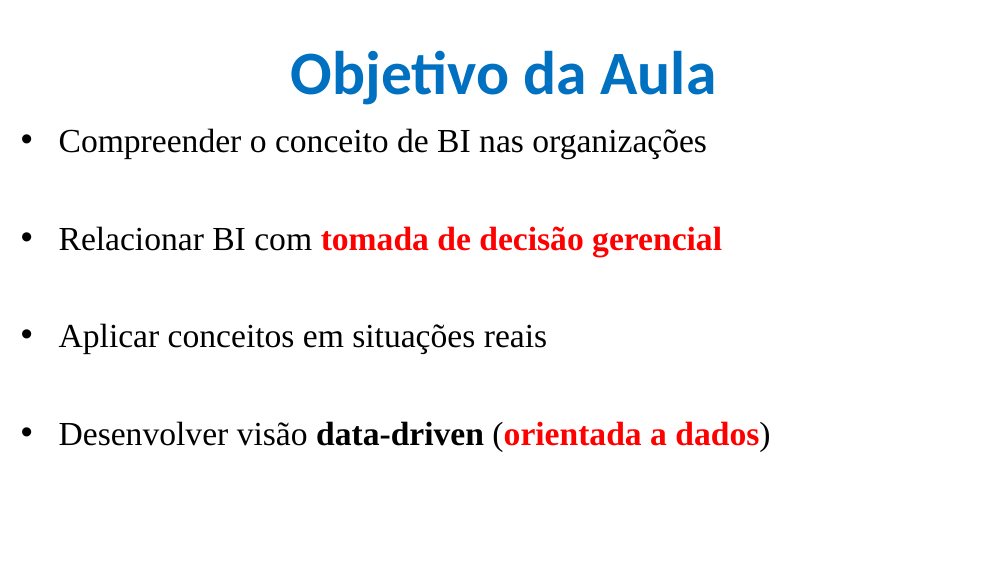
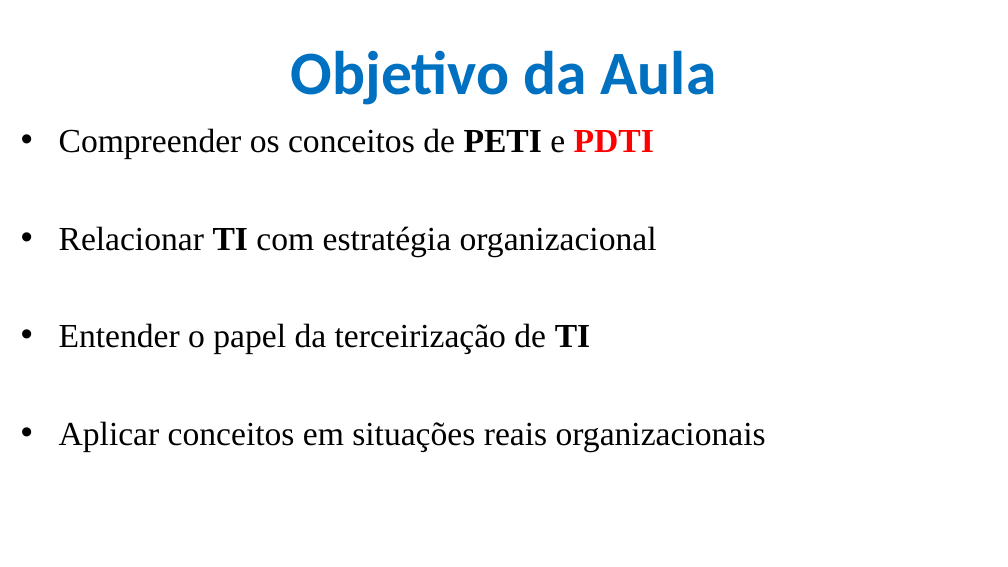
Before and after one commit to CloudEducationBrazil/GestaoInformacaoUniRuyWyden, a slide deck: slide 3 of 01 Classes/Aula5 - Gestão da Informação - PLANEJAMENTO ESTRATÉGICO DE TI (PETI) E PLANO DIRETOR DE TI (PDTI).pptx. Drawn at 1008x567 pixels with LibreOffice and Linux fonts; fonts in the diff are those of the drawing; background and template pictures are left out. Boxes give left, top, right and bottom in pixels: in the first picture for what was removed or moved away, otherwise in the second. Text is boxed around its words. In the diff, an @@ line names an element or a change of style, - is before the commit and + after.

Commit message:
Gestão de Informação Slides de Aula e Exercícios ...

```diff
--- a/01 Classes/Aula5 - Gestão da Informação - PLANEJAMENTO ESTRATÉGICO DE TI (PETI) E PLANO DIRETOR DE TI (PDTI).pptx
+++ b/01 Classes/Aula5 - Gestão da Informação - PLANEJAMENTO ESTRATÉGICO DE TI (PETI) E PLANO DIRETOR DE TI (PDTI).pptx
@@ text at (x1=59, y1=128, x2=766, y2=451): text changed @@
-• Compreender o conceito de BI nas organizações
-• Relacionar BI com tomada de decisão gerencial
-• Aplicar conceitos em situações reais
-• Desenvolver visão data-driven (orientada a dados)
+• Compreender os conceitos de PETI e PDTI
+• Relacionar TI com estratégia organizacional
+• Entender o papel da terceirização de TI
+• Aplicar conceitos em situações reais organizacionais
```
Also in this commit, not shown: 4 other slides changed, 8 slides added, 21 other files.
